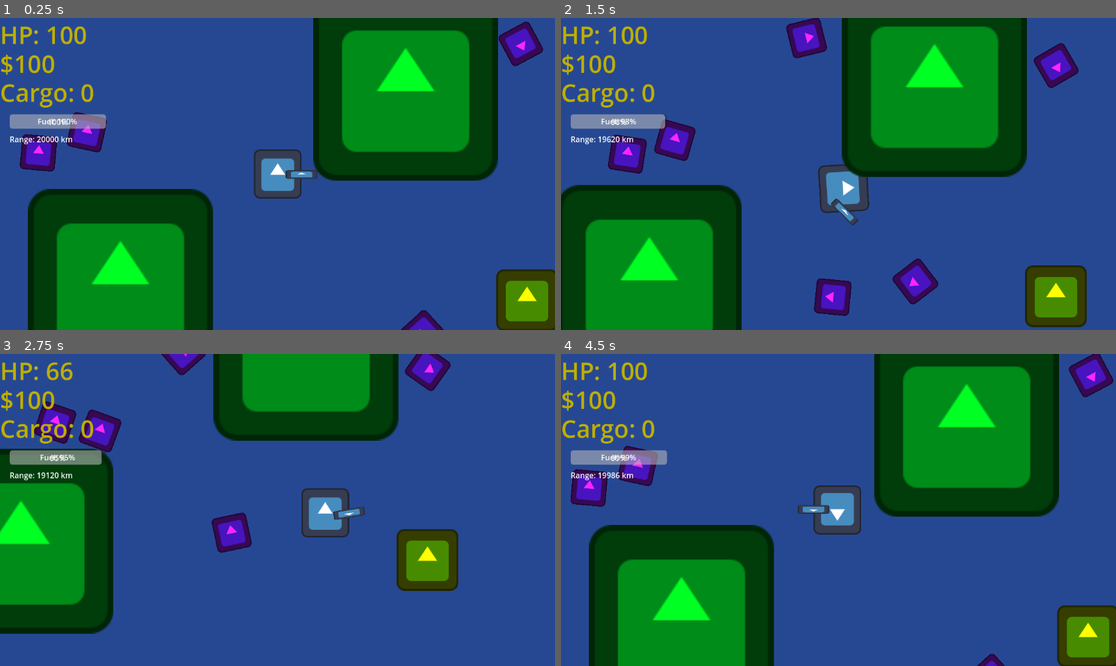
Above: before the commit, frames 1-4 (two rows, left to right).
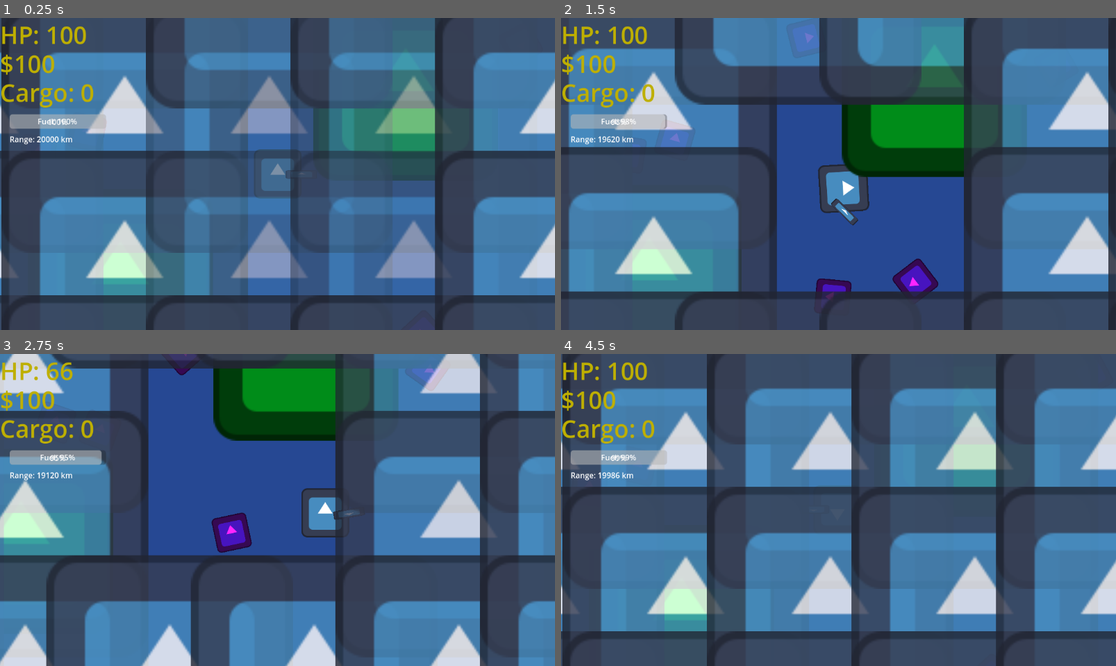
Above: after the commit, the same moments.

Repository: xingjiacheng175-maker/project-convoy
Game: Godot game, scene res://world.tscn
The game is run twice, just before and just after one commit, with the same random seed, the same clock (stepped at 60 frames per second) and the same inputs. The engine's default icon, where the game draws it, is replaced by a stand-in: a white triangle on a blue panel in a dark square.
Inputs:
- Up to frame 1 (0.25 s): no input
- Up to frame 2 (1.5 s): hold Right (ui_right) 0.53-1.28 s; hold Down (ui_down) from 1.28 s (still down)
- Up to frame 3 (2.75 s): release Down (ui_down) at 2.03 s; hold Right (ui_right) from 2.03 s (still down)
- Up to frame 4 (4.5 s): release Right (ui_right) at 2.78 s; hold Up (ui_up) 2.78-3.53 s; hold Left (ui_left) from 3.53 s (still down)

The runs differ from the first frame. In frame 1, 92% of the frame differs, in the area x 0-100%, y 0-100%; in frame 2, 79%; in frame 3, 78%; in frame 4, 98%.

Commit message:
Implement Cloud Fog of War system

Diff:
--- /dev/null
+++ b/cloud.gd
@@ -0,0 +1,20 @@
+extends Area2D
+
+func _ready():
+	# Ensure we can detect the player
+	# Assuming Player is on a layer that this Area2D monitors
+	# Or simply rely on body_entered if masks are set up correctly
+	body_entered.connect(_on_body_entered)
+
+func _on_body_entered(body: Node2D):
+	if body.is_in_group("player"):
+		reveal()
+
+func reveal():
+	# Disable collision so it doesn't trigger again
+	$CollisionShape2D.set_deferred("disabled", true)
+
+	# Fade out animation
+	var tween = create_tween()
+	tween.tween_property(self, "modulate:a", 0.0, 0.5)
+	tween.tween_callback(queue_free)
--- /dev/null
+++ b/cloud.tscn
@@ -0,0 +1,19 @@
+[gd_scene load_steps=4 format=3 uid="uid://cloudscene123"]
+
+[ext_resource type="Script" path="res://cloud.gd" id="1_cloud"]
+[ext_resource type="Texture2D" uid="uid://dpjunvpt2ff3l" path="res://icon.svg" id="2_icon"]
+
+[sub_resource type="RectangleShape2D" id="RectangleShape2D_cloud"]
+size = Vector2(128, 128)
+
+[node name="Cloud" type="Area2D"]
+script = ExtResource("1_cloud")
+
+[node name="Sprite2D" type="Sprite2D" parent="."]
+modulate = Color(1, 1, 1, 0.8)
+scale = Vector2(4, 4)
+texture = ExtResource("2_icon")
+
+[node name="CollisionShape2D" type="CollisionShape2D" parent="."]
+scale = Vector2(4, 4)
+shape = SubResource("RectangleShape2D_cloud")
--- /dev/null
+++ b/fog_manager.gd
@@ -0,0 +1,28 @@
+extends Node2D
+
+var cloud_scene = preload("res://cloud.tscn")
+
+func _ready():
+	generate_fog()
+
+func generate_fog():
+	# Generate clouds in a grid
+	var start_x = -3000
+	var end_x = 3000
+	var start_y = -3000
+	var end_y = 3000
+	var step = 300 # Distance between clouds
+
+	for x in range(start_x, end_x, step):
+		for y in range(start_y, end_y, step):
+			var cloud = cloud_scene.instantiate()
+			cloud.position = Vector2(x, y)
+			add_child(cloud)
+
+	print("Fog generated with grid range: ", start_x, " to ", end_x)
+
+func reveal_area(center_pos: Vector2, radius: float):
+	# Optional manual reveal logic (expensive to iterate all, better to use collisions)
+	for child in get_children():
+		if child.has_method("reveal") and child.global_position.distance_to(center_pos) < radius:
+			child.reveal()
--- /dev/null
+++ b/fog_manager.tscn
@@ -0,0 +1,6 @@
+[gd_scene load_steps=2 format=3 uid="uid://b5u271cgckptp"]
+
+[ext_resource type="Script" uid="uid://b7iwqqg63gvr" path="res://fog_manager.gd" id="1_631yw"]
+
+[node name="FogManager" type="Node2D"]
+script = ExtResource("1_631yw")
--- /dev/null
+++ b/world.gd
@@ -0,0 +1,12 @@
+extends Node2D
+
+func _ready():
+	# Instantiate Fog Manager
+	var fog_manager_script = load("res://fog_manager.gd")
+	var fog_manager = Node2D.new()
+	fog_manager.set_script(fog_manager_script)
+	fog_manager.name = "FogManager"
+	add_child(fog_manager)
+
+	# Since we are adding it via code, we need to manually trigger _ready if it wasn't in tree yet
+	# But add_child calls _ready automatically when entering tree.
--- a/world.tscn
+++ b/world.tscn
@@ -1,6 +1,7 @@
-[gd_scene load_steps=6 format=3 uid="uid://ymvewpyc0hb6"]
+[gd_scene load_steps=7 format=3 uid="uid://ymvewpyc0hb6"]
 
 [ext_resource type="PackedScene" uid="uid://bn46v5uwicdpc" path="res://player.tscn" id="1_fj7yv"]
+[ext_resource type="Script" uid="uid://bjolacke111mi" path="res://world.gd" id="1_world"]
 [ext_resource type="PackedScene" uid="uid://bh8t6dgeepdkq" path="res://enemy.tscn" id="3_tlwt5"]
 [ext_resource type="PackedScene" uid="uid://qse6ucbr2uye" path="res://island.tscn" id="4_036b0"]
 [ext_resource type="PackedScene" uid="uid://c7nioju2h4vm6" path="res://game_ui.tscn" id="4_aqk2v"]
@@ -8,6 +9,7 @@
 
 [node name="World" type="Node2D"]
 position = Vector2(-42, 532)
+script = ExtResource("1_world")
 
 [node name="Player" parent="." instance=ExtResource("1_fj7yv")]
 position = Vector2(617, -208)
@@ -39,7 +41,7 @@
 position = Vector2(291, 15)
 
 [node name="Port" parent="." instance=ExtResource("5_036b0")]
-position = Vector2(1135, 54)
+position = Vector2(1638, -435)
 sell_price = 5
 
 [node name="Port2" parent="." instance=ExtResource("5_036b0")]
Not shown, added: cloud.gd.uid
Not shown, added: fog_manager.gd.uid
Not shown, added: world.gd.uid
